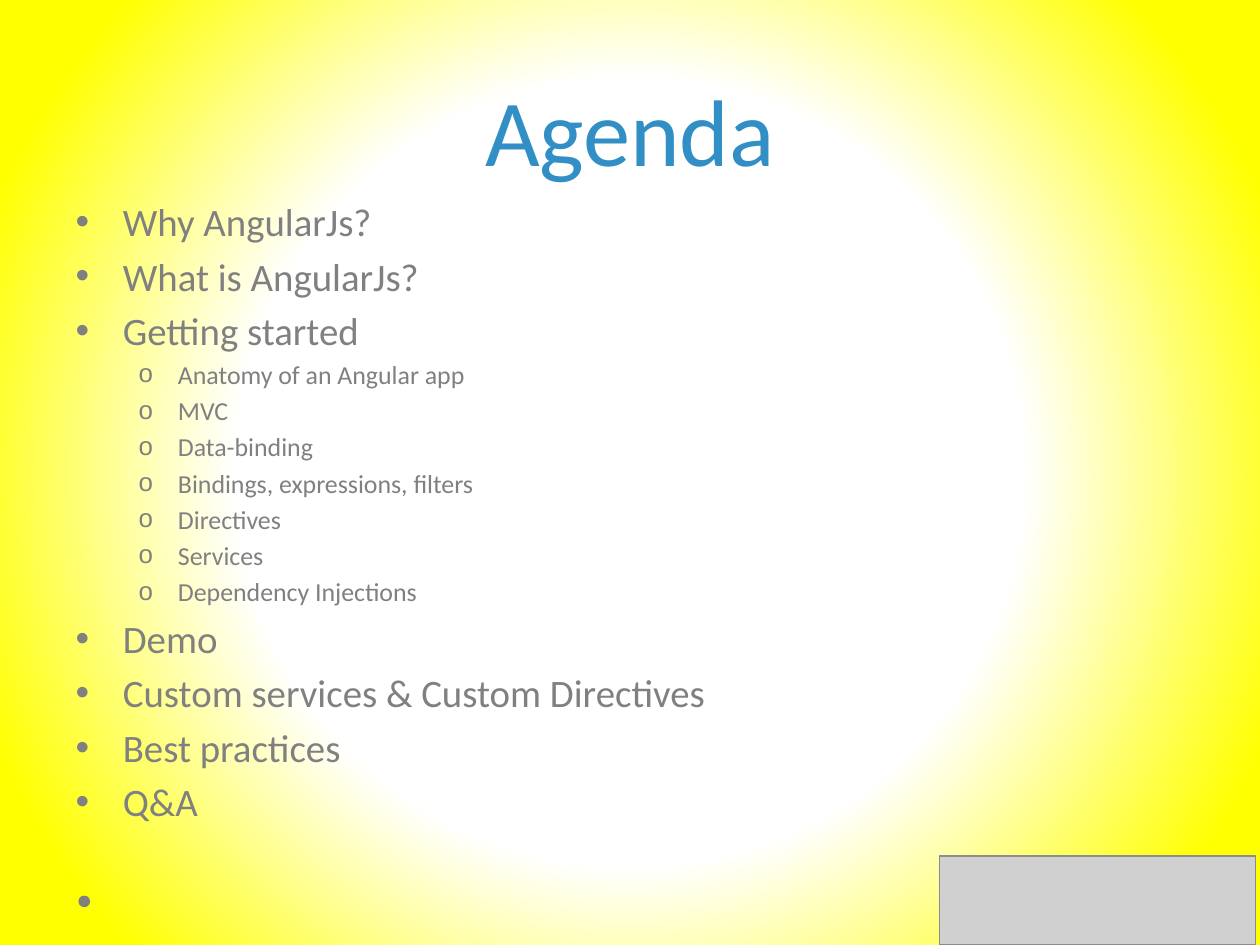
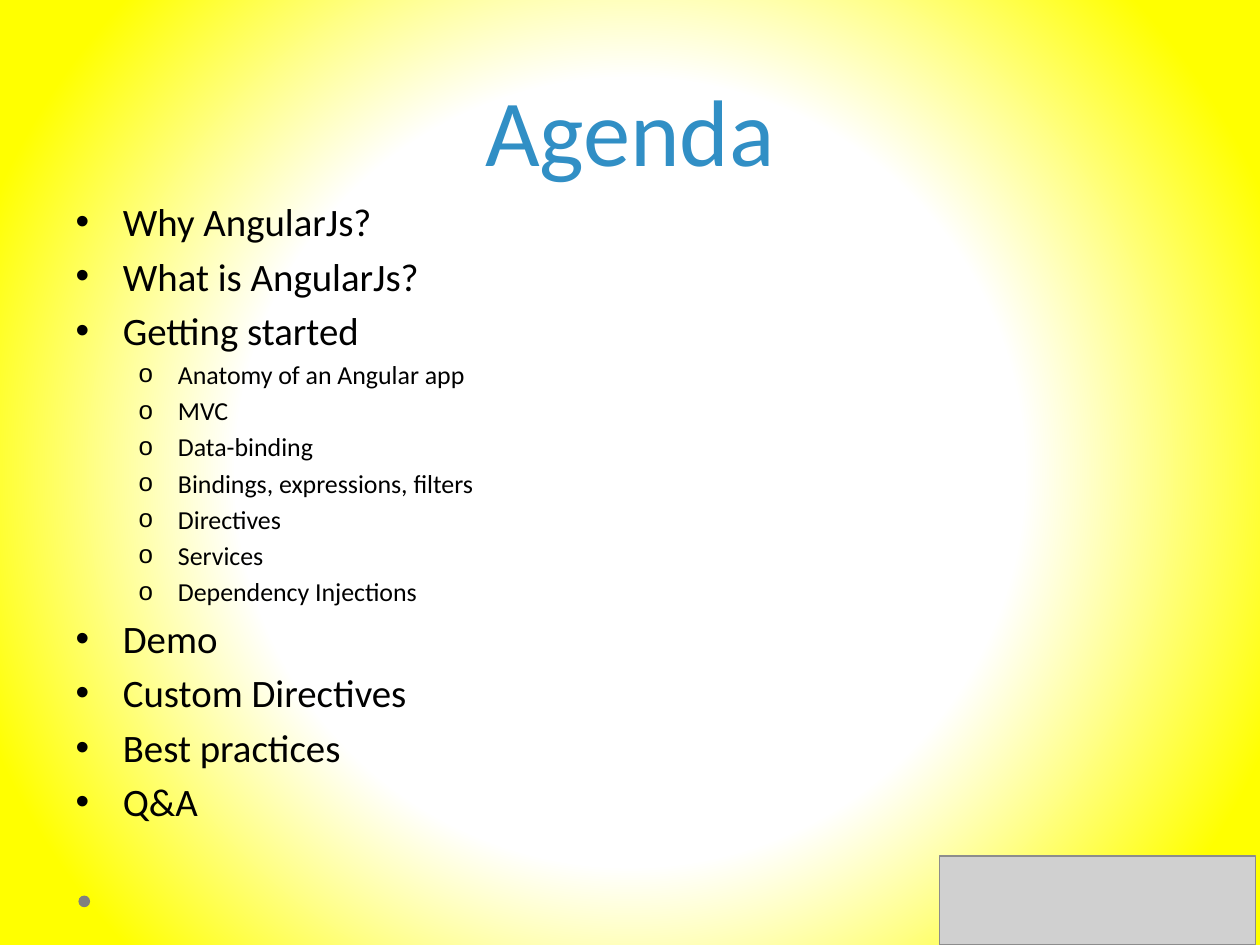
Before and after one commit to murtazahaveliwala/technext-angularjs-demo, a slide deck: slide 2 of Introduction to AngularJs.pptx. Drawn at 1260x945 pixels with LibreOffice and Linux fonts; fonts in the diff are those of the drawing; grey boxes stand for pictures. Boxes give left, top, right and bottom in pixels: in the first picture for what was removed or moved away, otherwise in the second. Text is boxed around its words. In the diff, an @@ line names an element or a change of style, - is before the commit and + after.

Commit message:
Filled DI and Services slides with content, removed 'Custom Service' slide

```diff
--- a/Introduction to AngularJs.pptx
+++ b/Introduction to AngularJs.pptx
@@ text at <box>123,204,474,821</box>: text colour #808080 to #000000 @@
@@ text at <box>123,675,407,717</box>: text changed; text colour #808080 to #000000 @@
-• Custom services & Custom Directives
+• Custom Directives
```
Also in this commit, not shown: 10 other slides changed, 2 slides removed.
